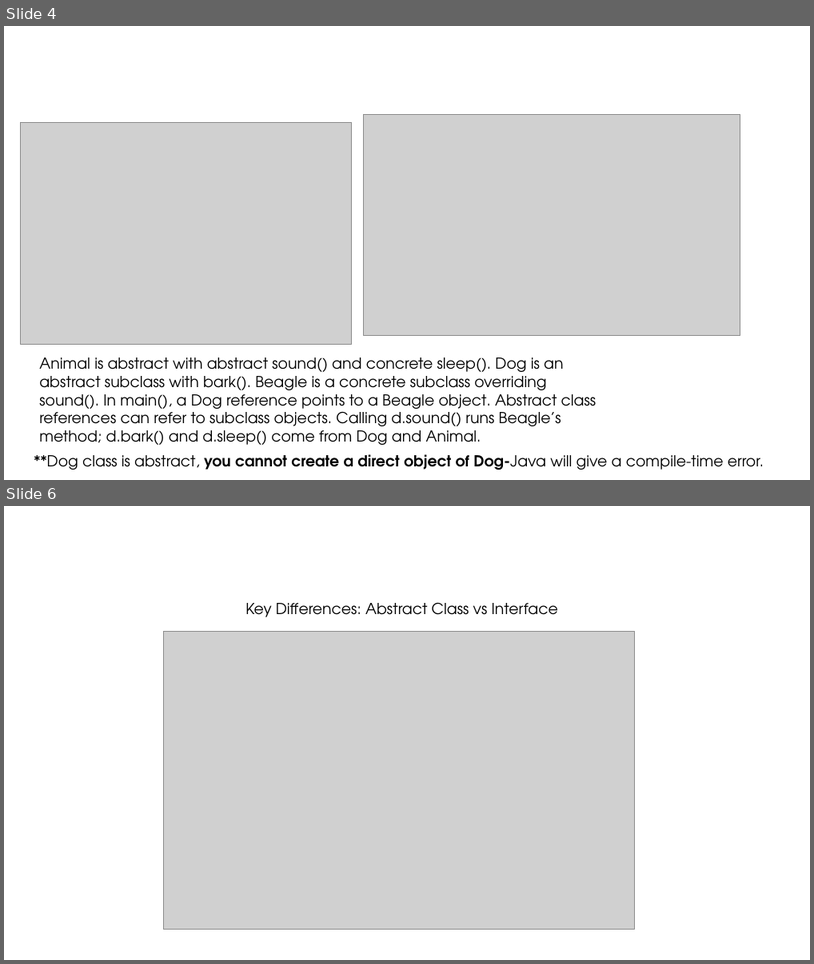
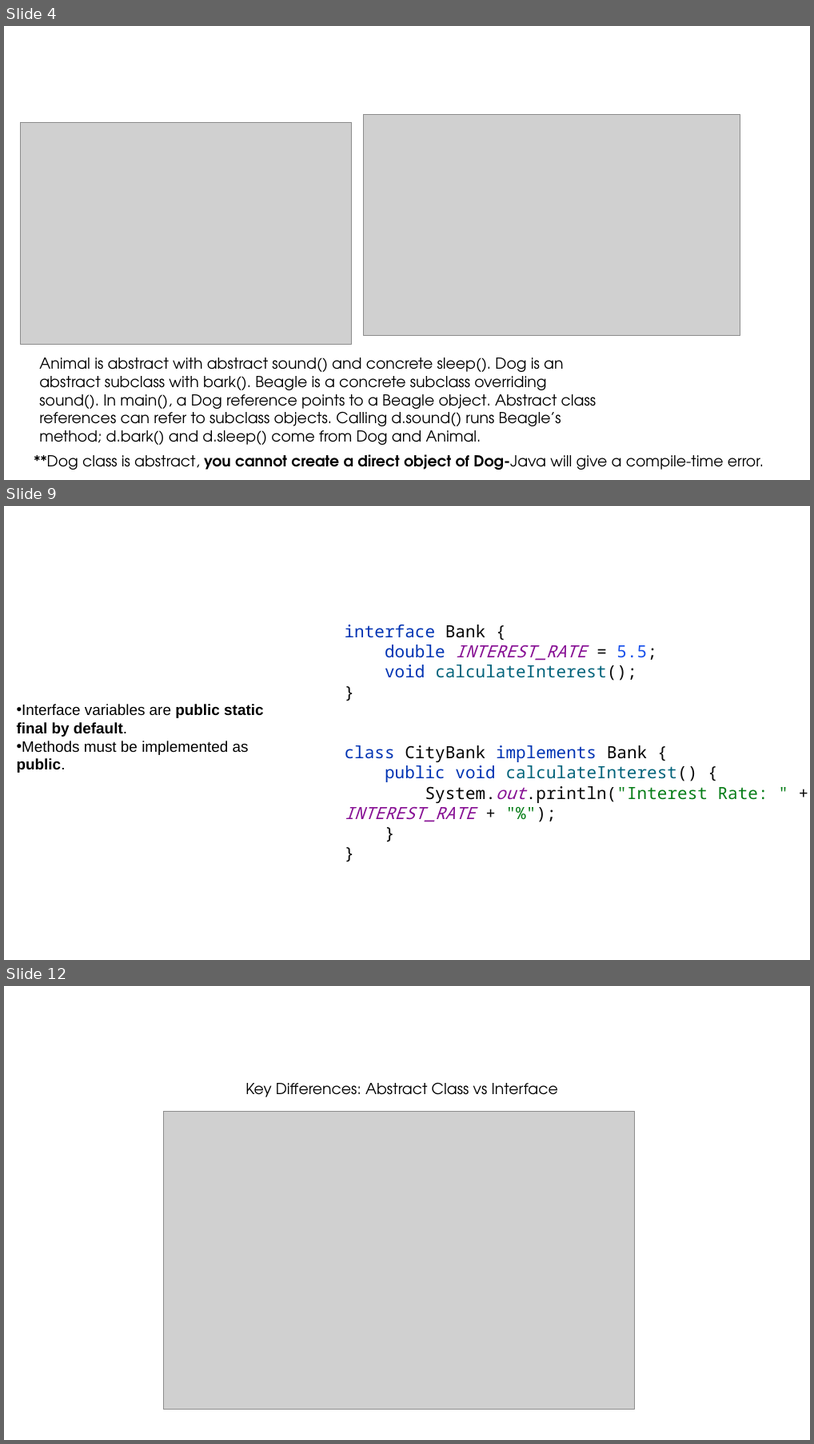
Before and after one commit to ashrafulparan2/Resources, a slide deck: CSE281/Lecture 10.pptx. Shown one above the other, each under a label of ours: slides 4 and 6 before the commit, slides 4, 9 and 12 after it; the slides between them are not shown. The pictures are 814x964 and 814x1444 pixels, drawn with LibreOffice and Linux fonts; fonts in the diff are those of the drawing; grey boxes stand for pictures; background and template pictures are left out. Boxes give left, top, right and bottom in pixels: in the first picture for what was removed or moved away, otherwise in the second. Text is boxed around its words. In the diff, an @@ line names an element or a change of style, - is before the commit and + after.

```diff
--- a/CSE281/Lecture 10.pptx
+++ b/CSE281/Lecture 10.pptx
@@ slide 9 added at bbox=[4, 506, 810, 960], background #FFFFFF @@
@@ text added at bbox=[345, 624, 769, 822], 20 pt, text #0033B3 @@
+interface Bank {
+double INTEREST_RATE = 5.5;
+void calculateInterest();
+}
+class CityBank implements Bank {
+public void calculateInterest() {
+System.out.println("Interest Rate: " + INTEREST_RATE + "%");
+}
+}
@@ text added at bbox=[17, 704, 263, 772], 18 pt, text #000000 @@
+• Interface variables are public static final by default.
+• Methods must be implemented as public.
@@ what was slide 6 is now slide 12 @@
```
Also in this commit, not shown: 1 slide changed, 5 other slides added, 12 other files.
